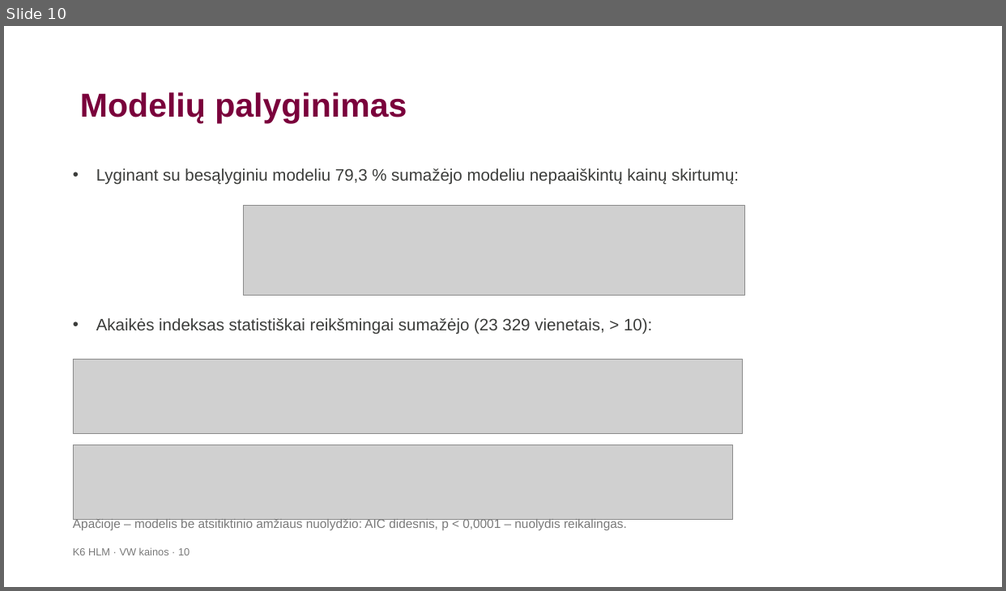
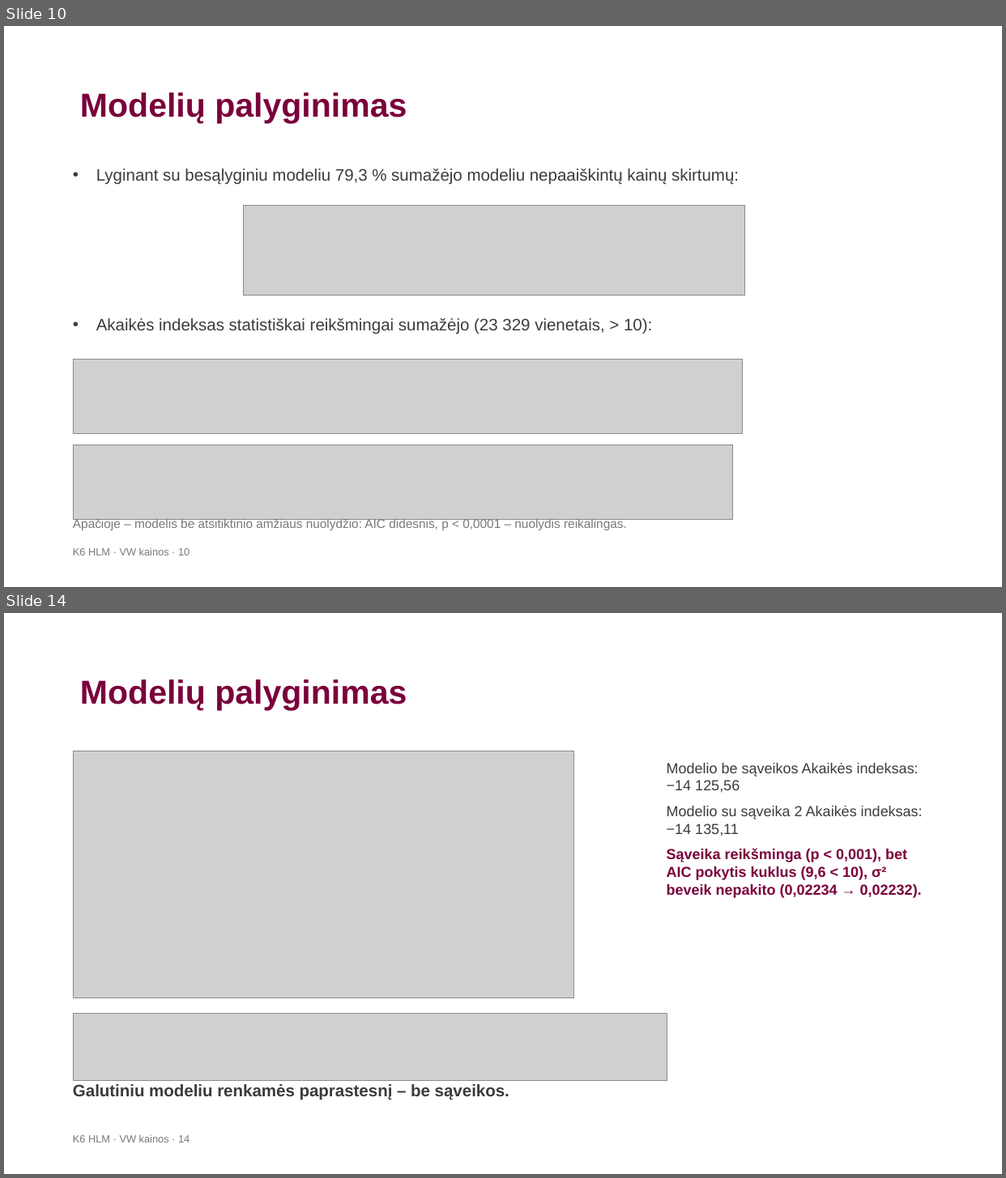
Before and after one commit to LidijaPu/K6, a slide deck: K6_HLM_VW_pristatymas.pptx. Shown one above the other, each under a label of ours: slide 10 before the commit, slides 10 and 14 after it; the slides between them are not shown. The pictures are 1006x591 and 1006x1178 pixels, drawn with LibreOffice and Linux fonts; fonts in the diff are those of the drawing; grey boxes stand for pictures; background and template pictures are left out. Boxes give left, top, right and bottom in pixels: in the first picture for what was removed or moved away, otherwise in the second. Text is boxed around its words. In the diff, an @@ line names an element or a change of style, - is before the commit and + after.

```diff
--- a/K6_HLM_VW_pristatymas.pptx
+++ b/K6_HLM_VW_pristatymas.pptx
@@ slide 14 added at (x1=4, y1=613, x2=1002, y2=1174), background #FFFFFF @@
@@ title added at (x1=80, y1=679, x2=407, y2=710), 32 pt, text #7A003B, bold @@
+Modelių palyginimas
@@ picture added at (x1=73, y1=752, x2=573, y2=999) @@
@@ text added at (x1=667, y1=763, x2=923, y2=898), 14 pt, text #7A003B, bold @@
+Modelio be sąveikos Akaikės indeksas: −14 125,56
+Modelio su sąveika 2 Akaikės indeksas: −14 135,11
+Sąveika reikšminga (p < 0,001), bet AIC pokytis kuklus (9,6 < 10), σ² beveik nepakito (0,02234 → 0,02232).
@@ picture added at (x1=73, y1=1013, x2=667, y2=1081) @@
@@ text added at (x1=73, y1=1084, x2=509, y2=1101), 16 pt, text #3B3C3A, bold @@
+Galutiniu modeliu renkamės paprastesnį – be sąveikos.
@@ text added at (x1=73, y1=1135, x2=189, y2=1143), 10 pt, text #797979 @@
+K6 HLM · VW kainos · 14
```
Also in this commit, not shown: 5 slides changed, 1 other slide added, 3 other files.
